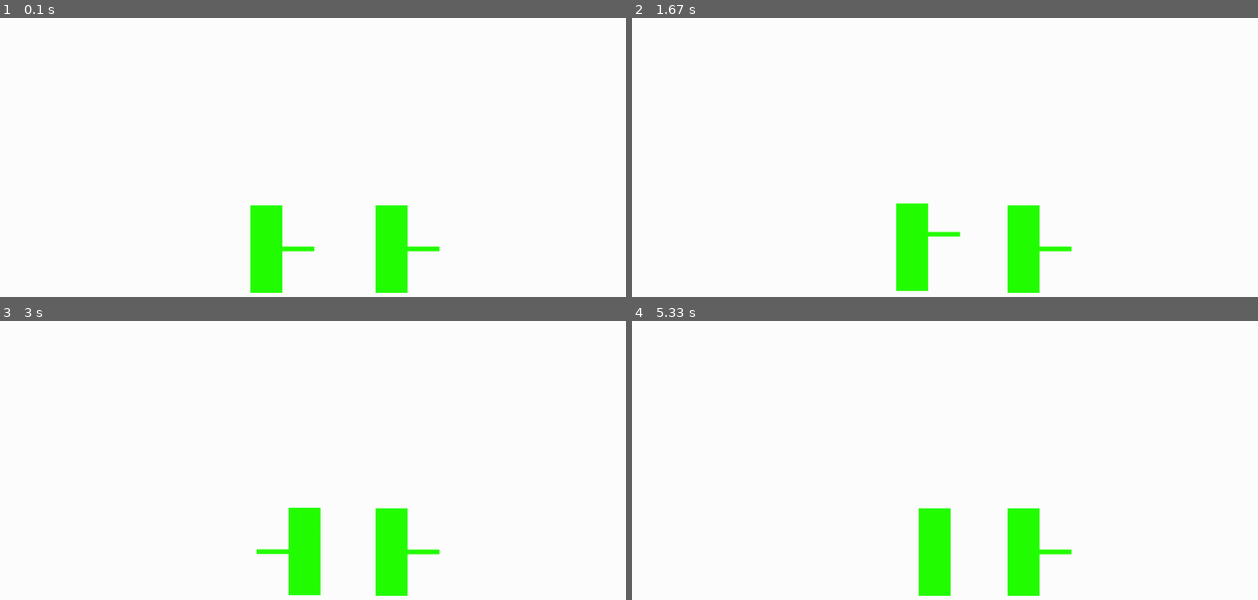
Above: before the commit, frames 1-4 (two rows, left to right).
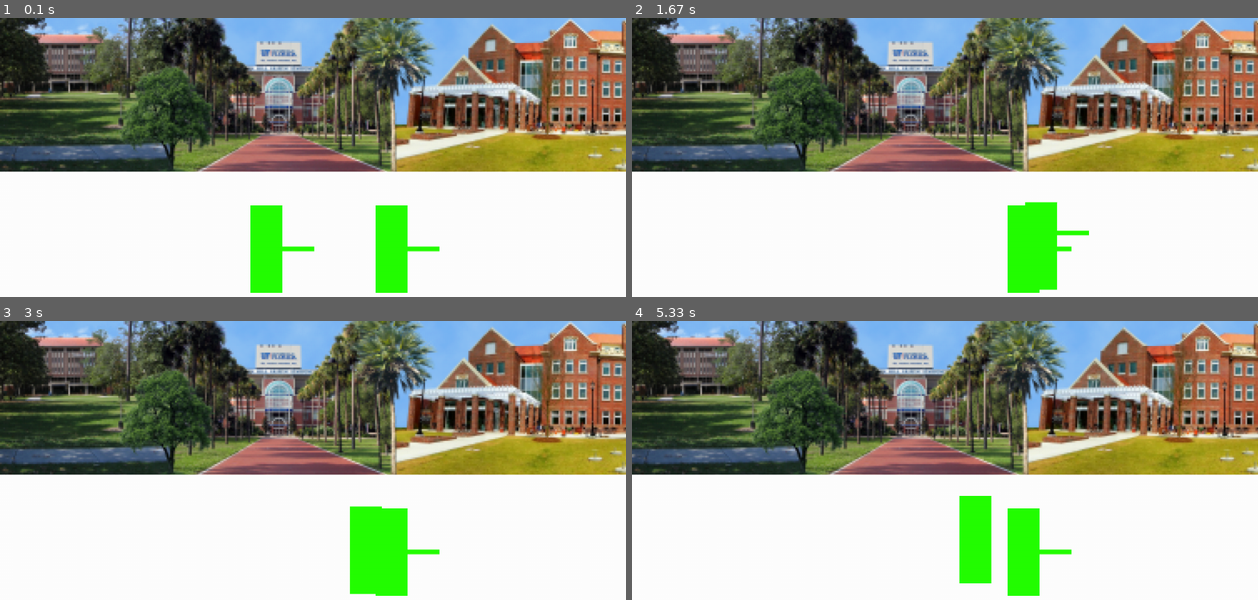
Above: after the commit, the same moments.

Repository: AlexisDougherty13/Duel
Game: pygame game, started from duel.py
The game is run twice, just before and just after one commit, with the same random seed, the same clock (stepped at 60 frames per second) and the same inputs.
Inputs:
- Up to frame 1 (0.1 s): no input
- Up to frame 2 (1.67 s): tap Space at 0.33, 0.73, 1.03, 1.23, 1.57 s; hold D 0.67-1.13 s; hold W 1.17-1.47 s; hold D from 1.5 s (still down)
- Up to frame 3 (3 s): tap Space at 1.87, 2.07, 2.37, 2.63, 2.97 s; release D at 1.97 s; hold A 2-2.53 s; hold S 2.57-2.87 s; hold A from 2.9 s (still down)
- Up to frame 4 (5.33 s): tap Space at 3.27, 3.4, 3.8, 4.1, 4.47, 4.87, 5.17 s; release A at 3.3 s; hold W 3.33-3.7 s; hold D 3.73-4.37 s; hold S 4.4-4.77 s; hold A 4.8-5.27 s; hold D from 5.3 s (still down)

The runs differ from the first frame. In frame 1, 55% of the frame differs, in the area x 0-100%, y 0-56%; in frame 2, 58%; in frame 3, 58%; in frame 4, 58%, in the area x 0-100%, y 0-99%.

Commit message:
Added notes for revamping code & worked on FPS issues

Diff:
--- a/duel.py
+++ b/duel.py
@@ -1,6 +1,7 @@
 import player
 import pygame
 import os
+import sys
 import time
 
 
@@ -19,6 +20,17 @@
 # 11.Reaching the edge of screen => victory conditions show
 # CONGRATS, NOW WE HAVE SOMETHING TO SHOW FOR OUR MIDTERM :D
 # 12.Fix bugs and make game look good
+
+#Code Revamp Notes:
+#Could add a move function to player and use positive and negative values + booleans to determine movement.
+#Could add a collision test function that is ran anytime the player moves in any of the 3 directions. This would handle collisions with the map.
+#Remove unused functions/variables from player and duel.
+#Use rect objects for collisions
+#Implement function for map generation using 2D Matrix of symbols that represent when and where to draw a certain object.
+#Continous terrain sprite or individual tiles pasted together?
+#Implement gravity system off the bat then worry about jumping.
+#Remove a lot of unnecessary booleans and conditional statements.
+#Hitbox: Could use rects, if player1_rect.colliderect(player2_sword_rect): do the thing
 
 
 def get_image(path, _image_library):
@@ -49,6 +61,7 @@
 	#Initialize texture pack to handle loading, storing, and retrieving textures.
 	texture_pack = dict()
 
+
 	#JZ Player 1 Vars
 	p1ml = False
 	p1mr = False
@@ -73,25 +86,28 @@
 	selected_player = 1 #The other option is 2, for player 2
 	print("starting")
 
-
-	screen_width = 1000
-	screen_height = 600
+	clock = pygame.time.Clock()
+	window_size = (1000, 600)
 
 	pygame.init()
-	screen = pygame.display.set_mode((screen_width,screen_height))
+	screen = pygame.display.set_mode(window_size, 0, 32)
 
 	player1 = player.Player(400, 300, 1, 2, False, 'FillerSpriteMed.png')
 	player2 = player.Player(600, 300, 1, 2, False, 'FillerSpriteMed.png')
 	game = True
 
 	while game:
+		#Delta time is implemented to help make sure that player's models will move at the same speed regardless of monitor refresh rate and processor speed.
+		#Could use further optimizing and troubleshooting.
+		clock.tick(120)
 		pressed = pygame.key.get_pressed()
 		alt_held = pressed[pygame.K_LALT] or pressed[pygame.K_RALT]
 
 
 		for event in pygame.event.get():
 			if event.type == pygame.QUIT:
-				game = False
+				pygame.quit()
+				sys.exit()
 			if event.type == pygame.KEYDOWN:
 				if event.key == pygame.K_q:  #WARNING: Do not hit q and switch players while pressing any other button or while current player is jumping. Will create buggy behavior.
 					if selected_player == 1:
@@ -181,11 +197,11 @@
 					setjump1bool = False
 			if not setjump1bool:
 				print("jumptime")
-				player1.setYPos(player1.getYPos()-0.9)
+				player1.setYPos(player1.getYPos()- 1.0)
 				if (time.time() - jumping1time) >= 0.5:
 					setjump1bool = True
 			if player1.getYPos() < 300:
-				player1.setYPos(player1.getYPos()+0.4)
+				player1.setYPos(player1.getYPos()+ 0.4)
 				if player1.getYPos() >300:
 					player1.setYPos(300)
 
@@ -219,7 +235,7 @@
 					setjump2bool = False
 			if not setjump2bool:
 				print("jumptime")
-				player2.setYPos(player2.getYPos() - 0.9)
+				player2.setYPos(player2.getYPos() - 1.0)
 				if (time.time() - jumping2time) >= 0.5:
 					setjump2bool = True
 			if player2.getYPos() < 300:
@@ -229,7 +245,7 @@
 
 
 		screen.fill((255, 255, 255))
-
+		screen.blit(get_image("UF_Background.png", texture_pack), (0,0))
 		screen.blit(get_image(player1.sprite, texture_pack), (player1.getXPos(), player1.getYPos())) #(width, height)
 		screen.blit(get_image(player2.sprite, texture_pack), (player2.getXPos(), player2.getYPos()))
 
--- a/player.py
+++ b/player.py
@@ -1,7 +1,6 @@
 import time
 
 #change these
-shift_size = 0.6
 hit_box_width = 102
 hit_box_height = 140
 
@@ -74,8 +73,7 @@
             #print(self._sprite)
 
     def moveLeft(self, time):
-        global shift_size
-        self._x_pos = self._x_pos - shift_size
+        self._x_pos -= 3.0
         if time>=0.25:
             self._direction_facing = 0
             self._sprite = "FillerSpriteR.png"
@@ -83,8 +81,7 @@
 
 
     def moveRight(self, time):
-        global shift_size
-        self._x_pos = self._x_pos + shift_size
+        self._x_pos += 3.0
         if time>=0.25:
             self._direction_facing = 1
             self._sprite = "FillerSpriteL.png"
Binary file added: UF_Background.png
